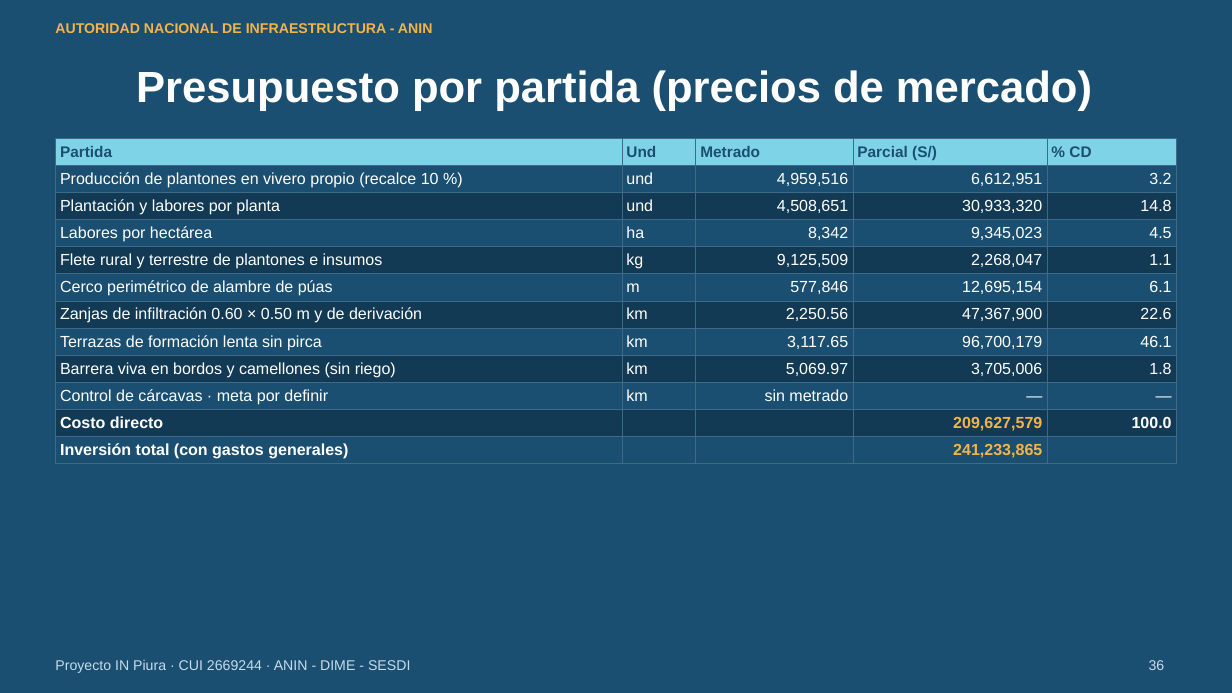
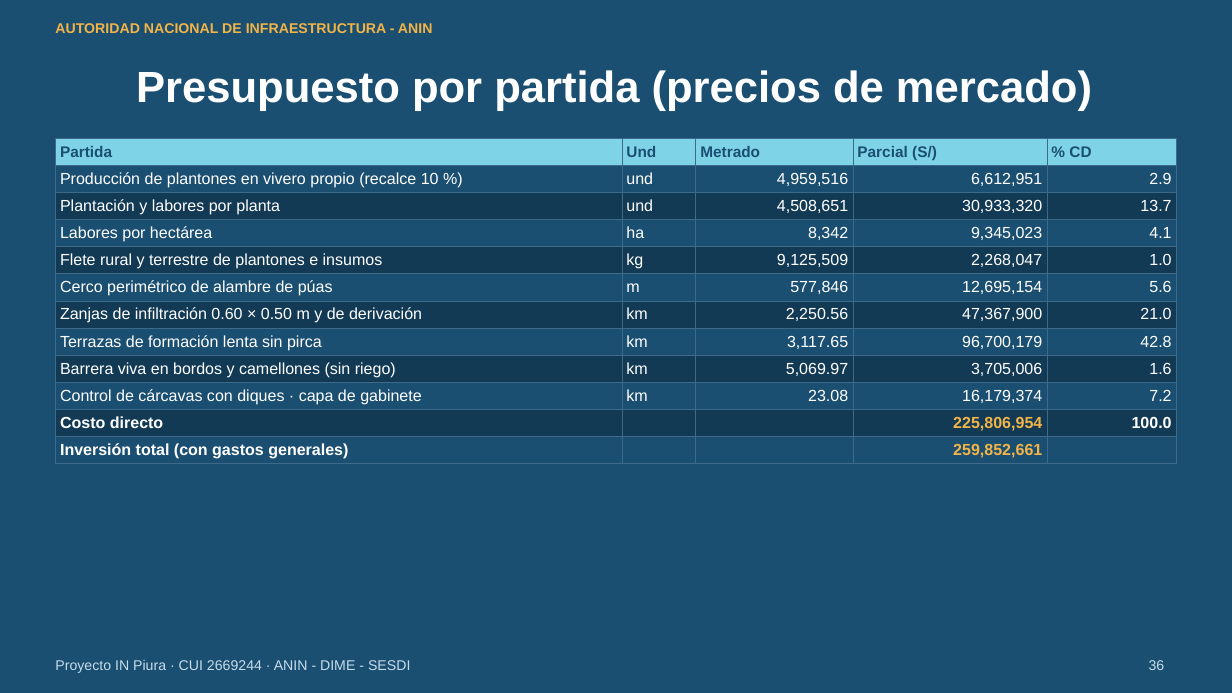
Before and after one commit to salomoncahuas-tech/Salomon1969, a slide deck: slide 36 of presentaciones/avance_perfil_sesdi_2026-11-03/Avance_Perfil_IN_Piura_SESDI_03_noviembre.pptx. Drawn at 1232x693 pixels with LibreOffice and Linux fonts; fonts in the diff are those of the drawing. Boxes give left, top, right and bottom in pixels: in the first picture for what was removed or moved away, otherwise in the second. Text is boxed around its words. In the diff, an @@ line names an element or a change of style, - is before the commit and + after.

```diff
--- a/presentaciones/avance_perfil_sesdi_2026-11-03/Avance_Perfil_IN_Piura_SESDI_03_noviembre.pptx
+++ b/presentaciones/avance_perfil_sesdi_2026-11-03/Avance_Perfil_IN_Piura_SESDI_03_noviembre.pptx
@@ table at (55,139,1177,463) @@
-row 2, column 5: 3.2
+row 2, column 5: 2.9
-row 3, column 5: 14.8
+row 3, column 5: 13.7
-row 4, column 5: 4.5
+row 4, column 5: 4.1
-row 5, column 5: 1.1
+row 5, column 5: 1.0
-row 6, column 5: 6.1
+row 6, column 5: 5.6
-row 7, column 5: 22.6
+row 7, column 5: 21.0
-row 8, column 5: 46.1
+row 8, column 5: 42.8
-row 9, column 5: 1.8
+row 9, column 5: 1.6
-row 10: Control de cárcavas · meta por definir | km | sin metrado | — | —
+row 10: Control de cárcavas con diques · capa de gabinete | km | 23.08 | 16,179,374 | 7.2
-row 11, column 4: 209,627,579
+row 11, column 4: 225,806,954
-row 12, column 4: 241,233,865
+row 12, column 4: 259,852,661
```
Also in this commit, not shown: 10 other slides changed, 3 other files.
